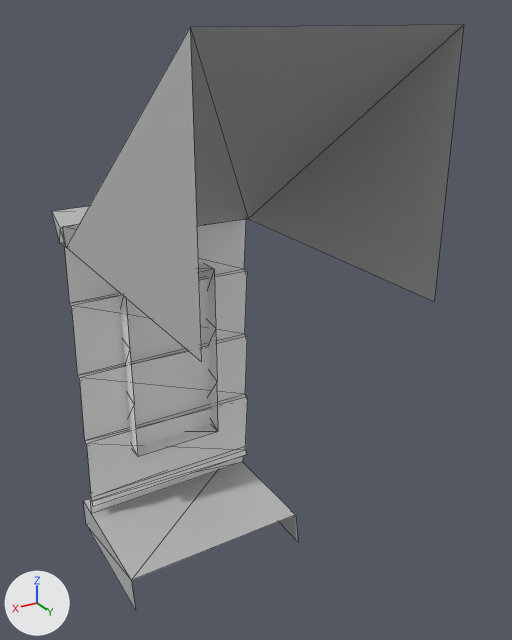
Before and after pictures for a commit that changed the FBX model MayaProject/assets/Wall2.fbx.
Before and after are seen from a 50 mm camera at (0.0139, 0.0296, 0.028) aimed at (-0.0017, 0.0036, 0.015). The lights are fixed; the arrows at lower left show +X, +Y and +Z. Mesh edges are drawn as thin lines. Where no turn or scale is listed for an object, it has been applied to the vertices.

In view in the first picture: 'Wall2'.
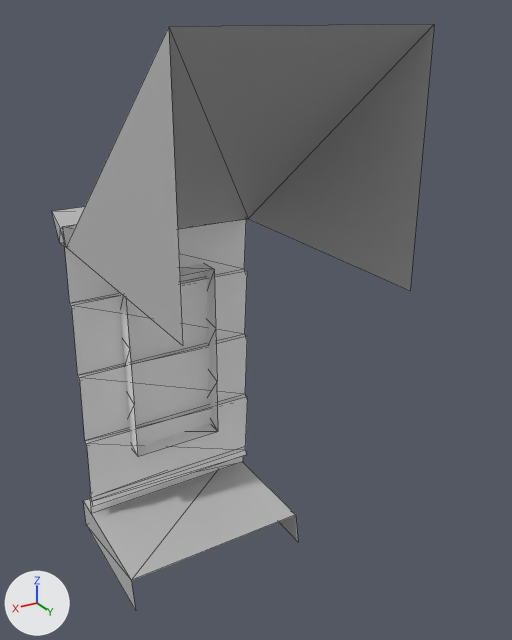
Commit message: #ADD corner wall

Boxes (x1, y1, x2, y2) around the edits, measured in the pictures (512 x 640 px; the box of a moved part takes in the faces that stretch with it):
```json
{"object": "Wall2", "change": "reshaped", "before": [52, 25, 464, 610], "after": [52, 24, 434, 610], "on screen": "7% narrower"}
{"part": 1, "of": "me_mesh", "change": "moved or reshaped", "before": [69, 25, 464, 361], "after": [69, 24, 434, 346]}
```

Scene script edits in JSON lines:
```json
{"block": "me_mesh", "where": "me_mesh.from_pydata(...)  # 126 vertices, 182 faces; spans x -0.005..0.005, y -0.0051..0.0114, z 0.0..0.0277"}
{"block": "me_mesh", "where": "# used by ob_wall2; location = (0.0, 0.0, 0.0)"}
{"block": "me_mesh", "change": "me_mesh part 1: the loose piece of 6 vertices spanning x -0.005..0.005, y -0.0028..0.0114, z 0.0179..0.0277 is scaled about its middle by (1, 0.904, 1), then moved by (0.0, -0.0007, 0.0)"}
```
